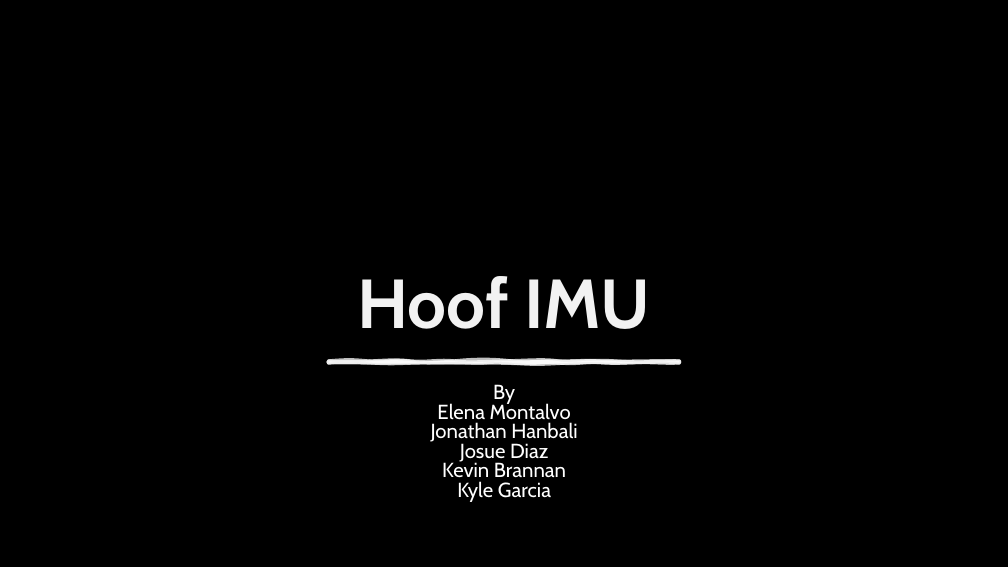
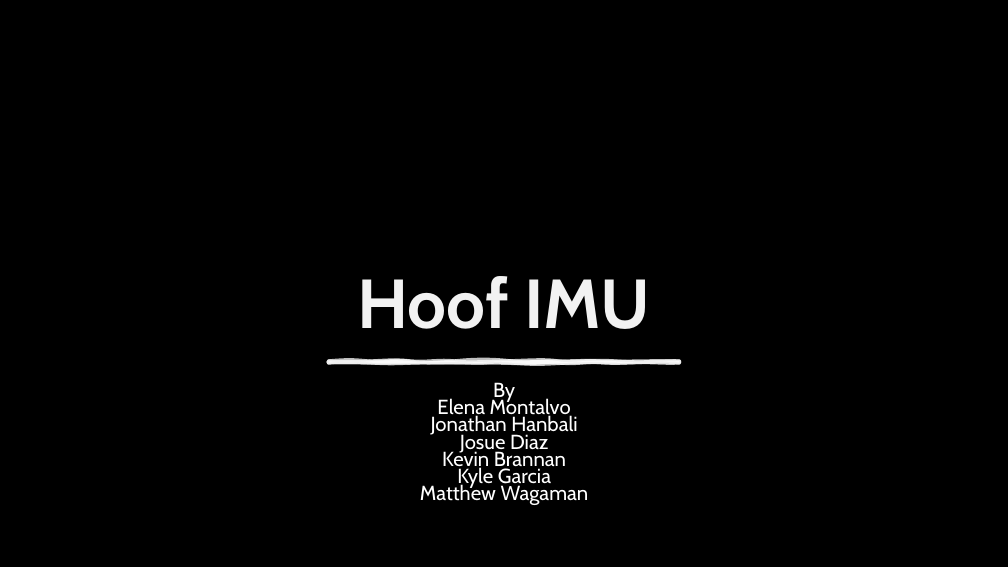
Before and after one commit to kyobg/HOOF-IMU, a slide deck: slide 1 of SDP_Summer_Progress.pptx. Drawn at 1008x567 pixels with LibreOffice and Linux fonts; fonts in the diff are those of the drawing; background and template pictures are left out. Boxes give left, top, right and bottom in pixels: in the first picture for what was removed or moved away, otherwise in the second. Text is boxed around its words. In the diff, an @@ line names an element or a change of style, - is before the commit and + after.

```diff
--- a/SDP_Summer_Progress.pptx
+++ b/SDP_Summer_Progress.pptx
@@ subtitle at bbox=[431, 382, 577, 489]: line spacing 0.8 to 0.7 @@
@@ subtitle at bbox=[420, 483, 589, 505]: paragraph added @@
+Matthew Wagaman
```
Also in this commit, not shown: 1 slide added.
